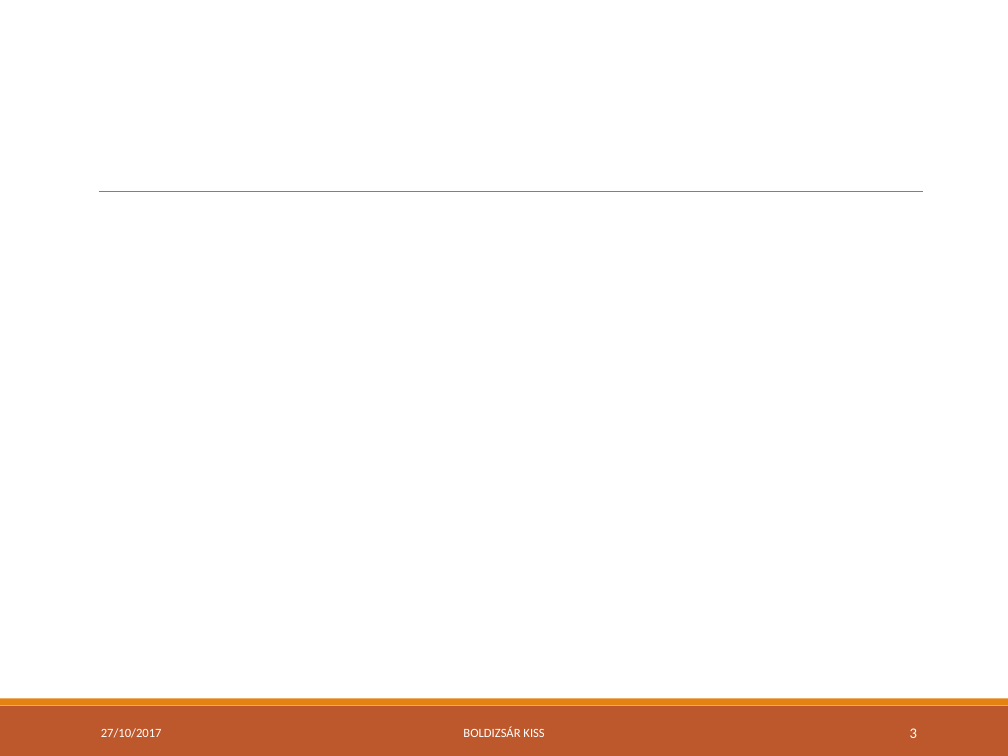
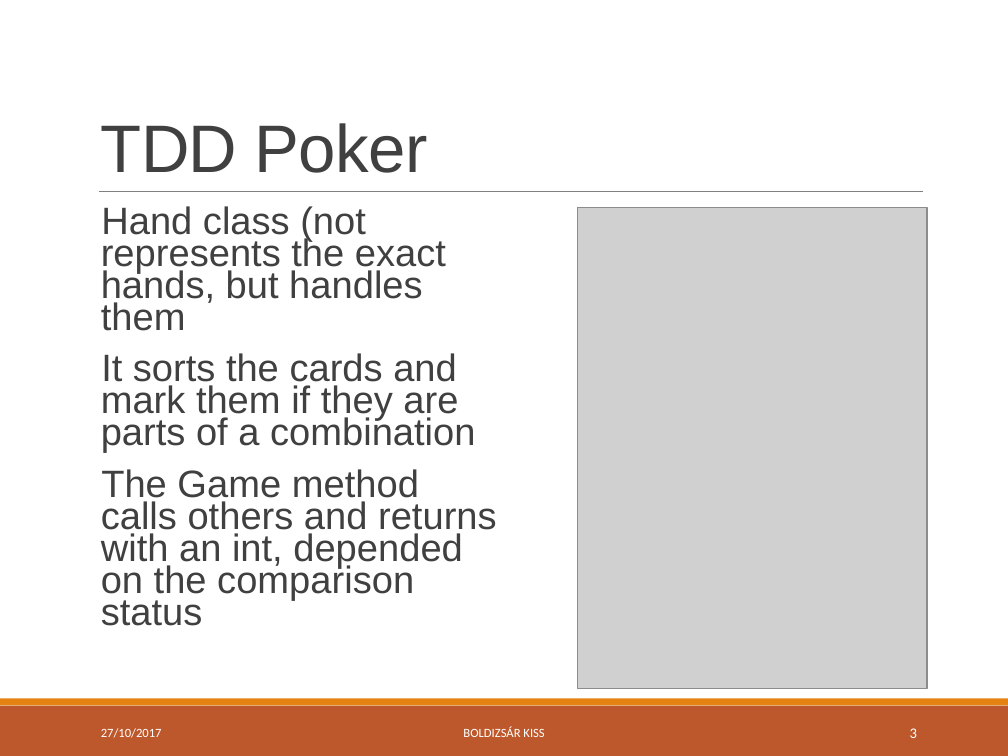
Before and after one commit to green-fox-academy/bpo106, a slide deck: slide 3 of week07/day04/demo/ppt-w07.pptx. Drawn at 1008x756 pixels with LibreOffice and Linux fonts; fonts in the diff are those of the drawing; grey boxes stand for pictures. Boxes give left, top, right and bottom in pixels: in the first picture for what was removed or moved away, otherwise in the second. Text is boxed around its words. In the diff, an @@ line names an element or a change of style, - is before the commit and + after.

```diff
--- a/week07/day04/demo/ppt-w07.pptx
+++ b/week07/day04/demo/ppt-w07.pptx
@@ title added at (x1=101, y1=123, x2=428, y2=173), 48 pt, text #404040 @@
+TDD Poker
@@ text added at (x1=101, y1=206, x2=497, y2=626), 27.2 pt, text #404040 @@
+  Hand class (not represents the exact hands, but handles them
+  It sorts the cards and mark them if they are parts of a combination
+  The Game method calls others and returns with an int, depended on the comparison status
@@ picture added at (x1=577, y1=208, x2=926, y2=687) @@
```
Also in this commit, not shown: 3 other slides changed.
